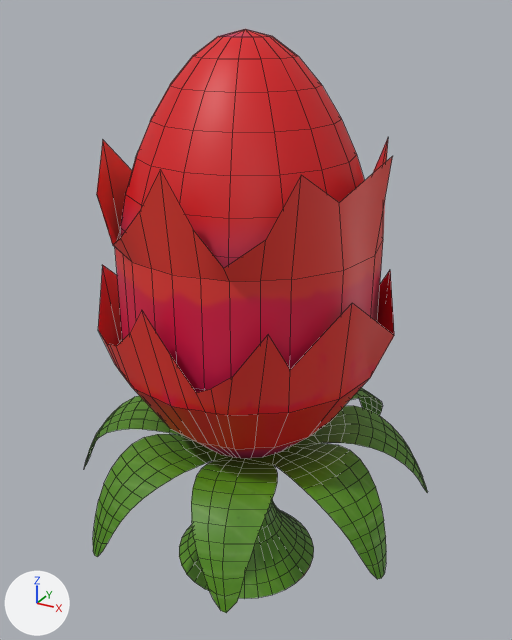
Two versions of the FBX model Vegan Vamp Unity/Assets/Art/Ingredients/Fire_flower.fbx, one commit apart.
One viewpoint serves both versions: a camera (50 mm lens) standing at (-0.864, -0.529, 0.718) and looking at (-1.282, 0.23, 0.339). Every picture has the same lights, and +X, +Y and +Z are marked at lower left. Mesh edges are drawn as thin lines. Where no turn or scale is listed for an object, it has been applied to the vertices.
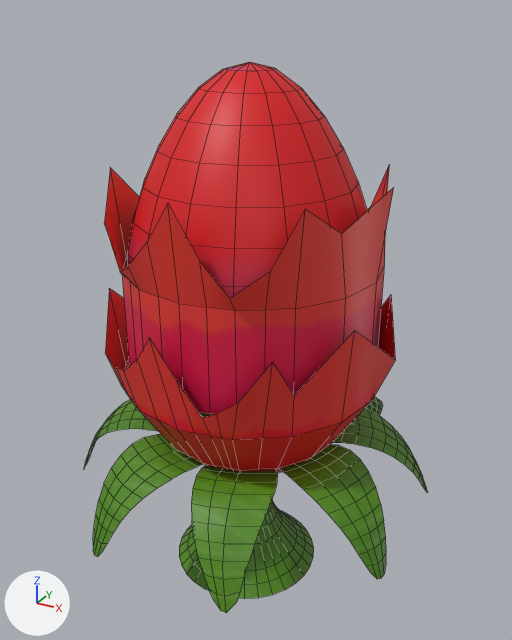
The newer file is also turned or shifted as a whole; pictures and numbers use the older file's frame.

The change in detail:
me_circle_002 has 434 vertices, 394 faces and spans x -0.185..0.2, y -0.195..0.173, z -0.038..0.477.
me_circle_002 is used by ob_circle_001; location (-1.285, 0.217, 0.22).
me_circle_002 part 1: the whole mesh is moved by (0.002, 0.008, -0.035).

Pixel boxes [x1, y1, x2, y2] of what changed, in the pictures (512 x 640 px):
'Circle.001', mesh moved
    before: [97, 29, 394, 458]
    after: [104, 62, 395, 473]
